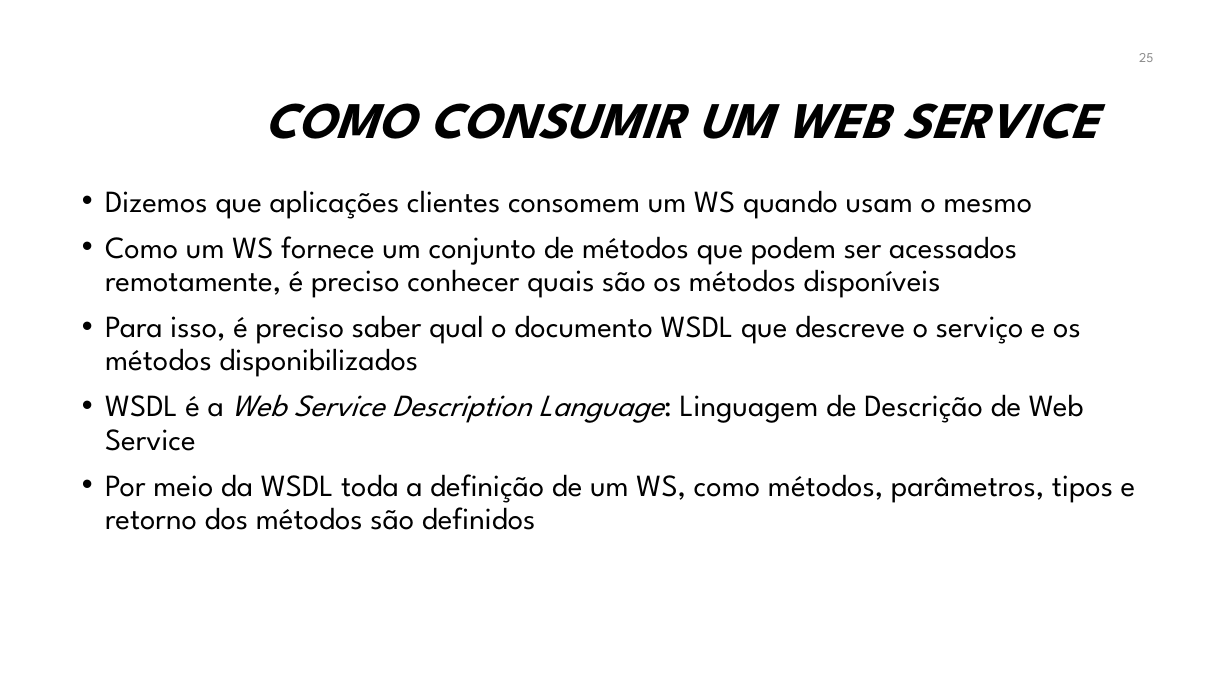
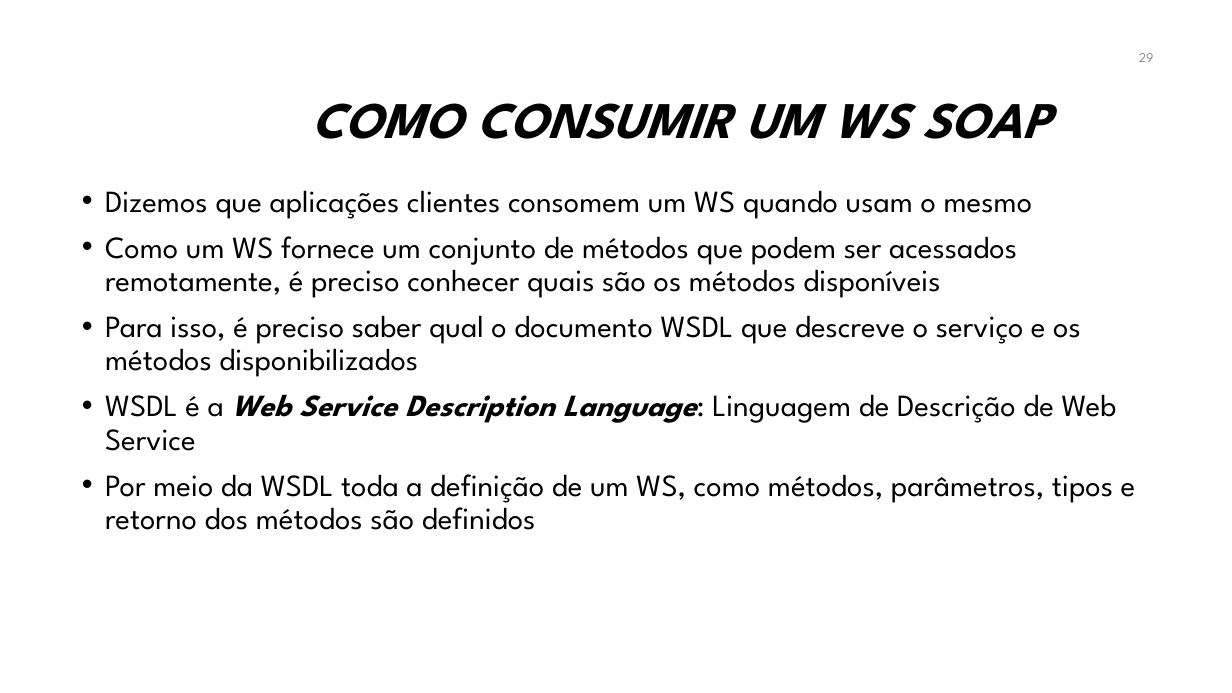
Before and after one commit to manoelcampos/sistemas-distribuidos, a slide deck: slide 29 of projects/08-webservices/webservices.pptx (slide 25 before the commit). Drawn at 1232x693 pixels with LibreOffice and Linux fonts; fonts in the diff are those of the drawing; background and template pictures are left out. Boxes give left, top, right and bottom in pixels: in the first picture for what was removed or moved away, otherwise in the second. Text is boxed around its words. In the diff, an @@ line names an element or a change of style, - is before the commit and + after.

```diff
--- a/projects/08-webservices/webservices.pptx
+++ b/projects/08-webservices/webservices.pptx
@@ title at (x1=312, y1=103, x2=1050, y2=139): text changed @@
-COMO CONSUMIR UM WEB SERVICE
+COMO CONSUMIR UM WS SOAP
@@ text at (x1=105, y1=394, x2=1117, y2=451): bold on in "Web Service Description Language:" @@
```
Also in this commit, not shown: 23 other slides changed, 4 slides added.
